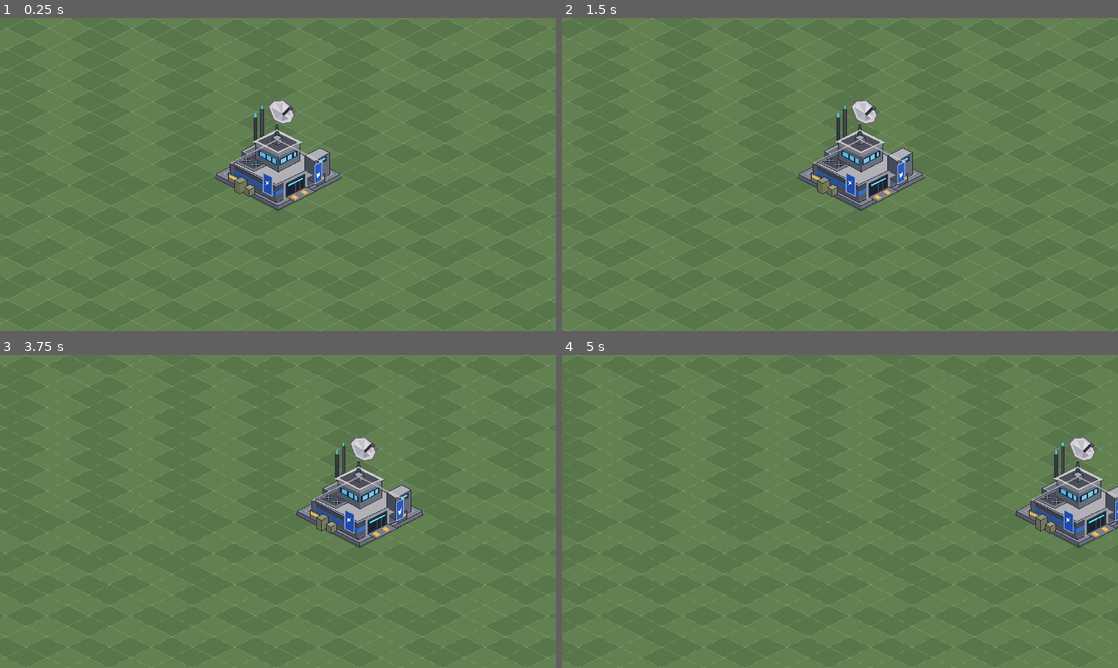
Above: before the commit, frames 1-4 (two rows, left to right).
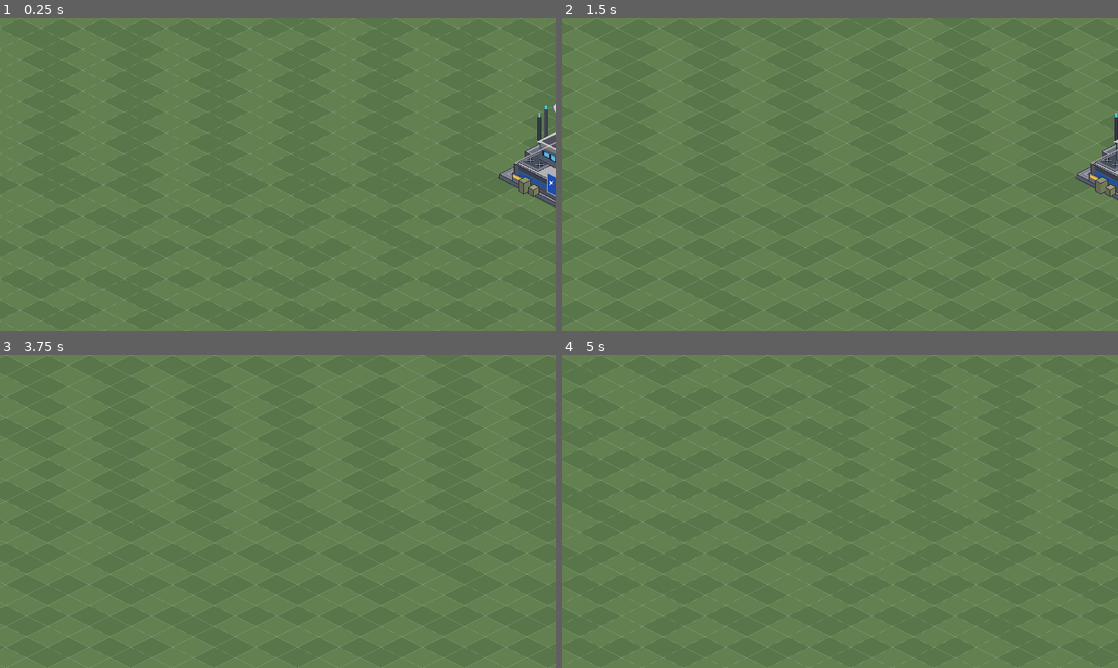
Above: after the commit, the same moments.

Repository: AlmightyTank/WebRTS
Game: Godot game, scene res://scenes/battlefield.tscn
Same seed, same stepped clock (60 frames per second), same inputs: the game is played once before the commit and once after it.
Inputs (mouse positions are in pixels of both pictures, inside the frame that each line leads up to):
- Up to frame 1 (0.25 s): no input
- Up to frame 2 (1.5 s): tap Enter at 0.5 s; move the mouse to (962, 158) at 0.52 s; hold Right (ui_right) 0.53-1.25 s; click (962, 158) at 0.67 s; tap Space at 1.25 s; drag from (728, 190) to (812, 237) at 1.27 s
- Up to frame 3 (3.75 s): tap Enter at 2, 3.5 s; move the mouse to (333, 442) at 2.02 s; hold Right (ui_right) 2.03-2.75 s; click (333, 442) at 2.17 s; tap Space at 2.75 s; drag from (250, 574) to (111, 464) at 2.77 s; move the mouse to (444, 558) at 3.52 s; hold Left (ui_left) from 3.53 s (still down); click (444, 558) at 3.67 s
- Up to frame 4 (5 s): tap Escape at 4.15 s; release Left (ui_left) at 4.25 s; drag from (673, 464) to (756, 433) at 4.27 s

The runs differ from the first frame. In frame 1, 11% of the frame differs, in the area x 0-100%, y 0-100%; in frame 2, 11%; in frame 3, 9.4%; in frame 4, 8.9%.

Commit message:
refactor(godot): delegate battlefield camera input to RTS camera controller

Diff:
--- a/godot/scripts/battlefield.gd
+++ b/godot/scripts/battlefield.gd
@@ -11,18 +11,20 @@
 var camera: Camera2D
 var terrain: TileMapLayer
 var transitions: TileMapLayer
-var dragging := false
 const COMMAND_CENTER_SCENE: PackedScene = preload("res://scenes/buildings/command_center.tscn")
 
 func _ready() -> void:
 	_build_terrain()
 	_spawn_initial_command_center()
 	camera = Camera2D.new()
+	camera.set_script(preload("res://scripts/rts_camera.gd"))
 	camera.name = "RTSCamera"
 	add_child(camera)
 	camera.enabled = true
-	camera.position = tile_to_world(Vector2i(WIDTH / 2, HEIGHT / 2))
-	camera.zoom = Vector2(0.75, 0.75)
+	# Diamond map bounds from the four extreme tile corners.
+	var horizontal_extent := float(WIDTH + HEIGHT) * TILE_W * 0.25
+	var vertical_extent := float(WIDTH + HEIGHT) * TILE_H * 0.5
+	camera.configure(Rect2(-horizontal_extent, -TILE_H * 0.5, horizontal_extent * 2.0, vertical_extent + TILE_H), tile_to_world(Vector2i(WIDTH / 2, HEIGHT / 2)))
 
 func _spawn_initial_command_center() -> void:
 	# Initial static headquarters preview; interactive placement is scheduled for v0.3.
@@ -138,42 +140,3 @@
 	if x > 17 and x < 35 and y > 19 and y < 33:
 		return 3 if (x + y) % 7 == 0 else 2
 	return posmod(x * 13 + y * 7 + x * y, 4) if (x + y) % 11 == 0 else posmod(x * 3 + y * 5, 3)
-
-func _unhandled_input(event: InputEvent) -> void:
-	if event is InputEventMouseButton:
-		if event.button_index == MOUSE_BUTTON_MIDDLE or event.button_index == MOUSE_BUTTON_RIGHT:
-			dragging = event.pressed
-		elif event.pressed and event.button_index == MOUSE_BUTTON_WHEEL_UP:
-			set_zoom(camera.zoom.x * 1.12)
-		elif event.pressed and event.button_index == MOUSE_BUTTON_WHEEL_DOWN:
-			set_zoom(camera.zoom.x / 1.12)
-	elif event is InputEventMouseMotion and dragging:
-		camera.position -= event.relative / camera.zoom
-		clamp_camera()
-	elif event is InputEventKey and event.pressed and event.keycode == KEY_ESCAPE:
-		dragging = false
-
-func set_zoom(value: float) -> void:
-	var z: float = clampf(value, 0.4, 2.0)
-	camera.zoom = Vector2(z, z)
-	clamp_camera()
-
-func clamp_camera() -> void:
-	var max_x := WIDTH * TILE_W * 0.5
-	var max_y := HEIGHT * TILE_H
-	camera.position.x = clampf(camera.position.x, -max_x, max_x)
-	camera.position.y = clampf(camera.position.y, 0.0, max_y)
-
-func _process(delta: float) -> void:
-	var movement := Vector2.ZERO
-	if Input.is_key_pressed(KEY_A) or Input.is_key_pressed(KEY_LEFT):
-		movement.x -= 1.0
-	if Input.is_key_pressed(KEY_D) or Input.is_key_pressed(KEY_RIGHT):
-		movement.x += 1.0
-	if Input.is_key_pressed(KEY_W) or Input.is_key_pressed(KEY_UP):
-		movement.y -= 1.0
-	if Input.is_key_pressed(KEY_S) or Input.is_key_pressed(KEY_DOWN):
-		movement.y += 1.0
-	if movement != Vector2.ZERO:
-		camera.position += movement.normalized() * 700.0 * delta / camera.zoom.x
-		clamp_camera()
